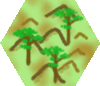
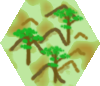
Comparing the layer stacks of the two w=100, h=86 images. Changes:
painted on "hex.jpg" over [0, 0, 99, 86]
